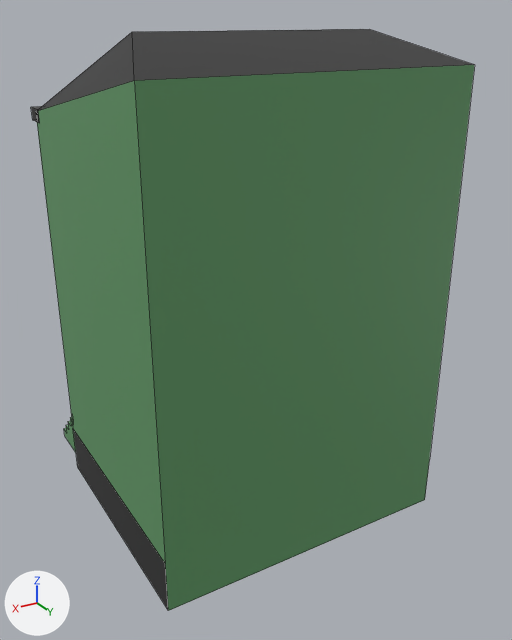
The OBJ model res/models/Buildings/Normal/NormalGreen.obj, before and after one commit.
Camera for both pictures: a 50 mm lens placed at (6.03, 11.35, 9.55), pointed at (-0.81, -0.04, 3.85). The axes (+X, +Y, +Z) are drawn at lower left. The lights are the same throughout. Mesh edges are drawn as thin lines. Where no turn or scale is listed for an object, it has been applied to the vertices.

Objects in the first picture: 'ZwyklyZwyklyZielony'.
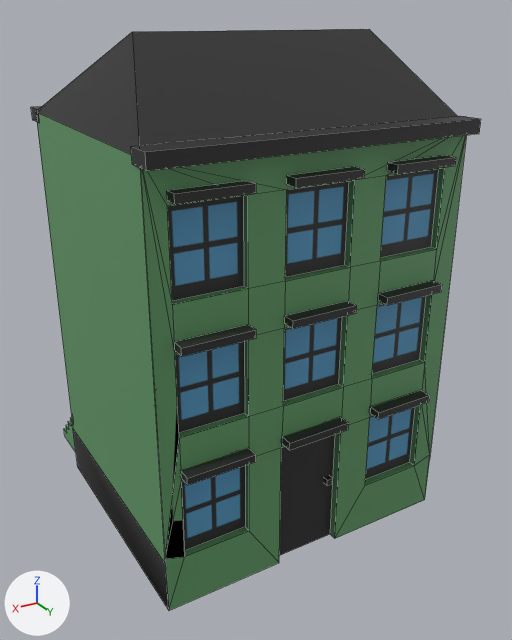
What differs and where, as boxes [x1, y1, x2, y2] in the pictures (512 x 640 px):
'ZwyklyZwyklyZielony', reshaped
    before: [31, 29, 474, 611]
    after: [31, 29, 481, 610]
part 1 of me_zwyklyzwyklyzielony, added (black)
    after: [131, 116, 481, 171]
part 2 of me_zwyklyzwyklyzielony, added (black)
    after: [167, 180, 256, 204]
part 3 of me_zwyklyzwyklyzielony, added (black)
    after: [287, 167, 365, 187]
part 4 of me_zwyklyzwyklyzielony, added (black)
    after: [387, 155, 456, 174]
part 5 of me_zwyklyzwyklyzielony, added (black)
    after: [174, 324, 256, 357]
part 6 of me_zwyklyzwyklyzielony, added (black)
    after: [285, 301, 357, 329]
part 7 of me_zwyklyzwyklyzielony, added (black)
    after: [378, 280, 442, 305]
part 8 of me_zwyklyzwyklyzielony, added (black)
    after: [181, 448, 256, 485]
part 9 of me_zwyklyzwyklyzielony, added (black)
    after: [370, 390, 430, 419]
part 10 of me_zwyklyzwyklyzielony, added (black)
    after: [282, 417, 349, 450]
part 11 of me_zwyklyzwyklyzielony, added
    after: [324, 476, 333, 486]
part 12 of me_zwyklyzwyklyzielony, built on
    before: [38, 29, 474, 611]
    after: [38, 29, 466, 610]

What the commit changed:
me_zwyklyzwyklyzielony is used by ob_zwyklyzwyklyzielony; location (0.0, 0.0, 0.0).
me_zwyklyzwyklyzielony had 192 vertices, 152 faces and spanned x -3.53..2.51, y -4.02..2.5, z -0.04..9.32.
me_zwyklyzwyklyzielony now has 351 vertices, 285 faces and spans x -3.53..2.53, y -4.02..2.77, z -0.04..9.32.
me_zwyklyzwyklyzielony part 1: the loose piece of 8 vertices spanning x -1.08..0.2, y -2.68..-2.18, z 6.29..6.42 is copied, and the copy is scaled about its middle by (-4.75, -0.973, 1.79), then moved by (-0.05, 4.96, 1.48); it spans x -3.51..2.53, y 2.29..2.77, z 7.71..7.96.
me_zwyklyzwyklyzielony part 2: the loose piece of 8 vertices spanning x 0.88..2.15, y -2.68..-2.18, z 6.29..6.42 is copied, and the copy is scaled about its middle by (-1, -0.509, 1.04), then moved by (-0.01, 5.05, 0.93); it spans x 0.86..2.14, y 2.5..2.75, z 7.22..7.36.
me_zwyklyzwyklyzielony part 3: the loose piece of 8 vertices spanning x -1.08..0.2, y -2.68..-2.18, z 6.29..6.42 is copied, and the copy is scaled about its middle by (-1, -0.509, 1.04), then moved by (-0.02, 5.05, 0.93); it spans x -1.1..0.18, y 2.5..2.75, z 7.22..7.36.
me_zwyklyzwyklyzielony part 4: the loose piece of 8 vertices spanning x -3.03..-1.76, y -2.68..-2.18, z 6.29..6.42 is copied, and the copy is scaled about its middle by (-1, -0.509, 1.04), then moved by (-0.02, 5.05, 0.93); it spans x -3.05..-1.78, y 2.5..2.75, z 7.22..7.36.
me_zwyklyzwyklyzielony part 5: the loose piece of 8 vertices spanning x 0.88..2.15, y -2.68..-2.18, z 3.93..4.07 is copied, and the copy is scaled about its middle by (-1, -0.509, 1.04), then moved by (-0.01, 5.05, 1.01); it spans x 0.86..2.14, y 2.5..2.75, z 4.94..5.08.
me_zwyklyzwyklyzielony part 6: the loose piece of 8 vertices spanning x -1.08..0.2, y -2.68..-2.18, z 3.93..4.07 is copied, and the copy is scaled about its middle by (-1, -0.509, 1.04), then moved by (-0.02, 5.05, 1.01); it spans x -1.1..0.18, y 2.5..2.75, z 4.94..5.08.
me_zwyklyzwyklyzielony part 7: the loose piece of 8 vertices spanning x -3.03..-1.76, y -2.68..-2.18, z 3.93..4.07 is copied, and the copy is scaled about its middle by (-1, -0.509, 1.04), then moved by (-0.02, 5.05, 1.01); it spans x -3.05..-1.78, y 2.5..2.75, z 4.94..5.08.
me_zwyklyzwyklyzielony part 8: the loose piece of 8 vertices spanning x 1.88..2.0, y -2.43..-2.3, z 2.02..2.14 is copied, and the copy is scaled about its middle by (-10.3, -2.02, 1.14), then moved by (-0.44, 4.97, 0.64); it spans x 0.86..2.14, y 2.47..2.74, z 2.65..2.79.
me_zwyklyzwyklyzielony part 9: the loose piece of 8 vertices spanning x -3.03..-1.76, y -2.68..-2.34, z 1.58..1.72 is copied, and the copy is scaled about its middle by (-1, -0.785, 1.04), then moved by (-0.03, 5.11, 1.07); it spans x -3.06..-1.79, y 2.47..2.74, z 2.65..2.79.
me_zwyklyzwyklyzielony part 10: the loose piece of 8 vertices spanning x -1.08..0.2, y -2.68..-2.34, z 1.58..1.72 is copied, and the copy is scaled about its middle by (-1, -0.785, 1.04), then moved by (-0.01, 5.11, 1.07); it spans x -1.09..0.19, y 2.47..2.74, z 2.65..2.79.
me_zwyklyzwyklyzielony part 11: the loose piece of 8 vertices spanning x 1.88..2.0, y -2.43..-2.3, z 2.02..2.14 is copied, and the copy is scaled about its middle by (-1, -0.998, 1.04), then moved by (-2.9, 4.74, -0.7); it spans x -1.02..-0.9, y 2.31..2.44, z 1.31..1.44.
me_zwyklyzwyklyzielony part 12: 1 vertex moved within x 2.5, y 2.5, z 0.0; 2 vertices removed from x -3.5..2.5, y 2.5, z 8.79; 76 vertices added at x -3.5..2.5, y 2.34..2.5, z 0.0..7.82.
